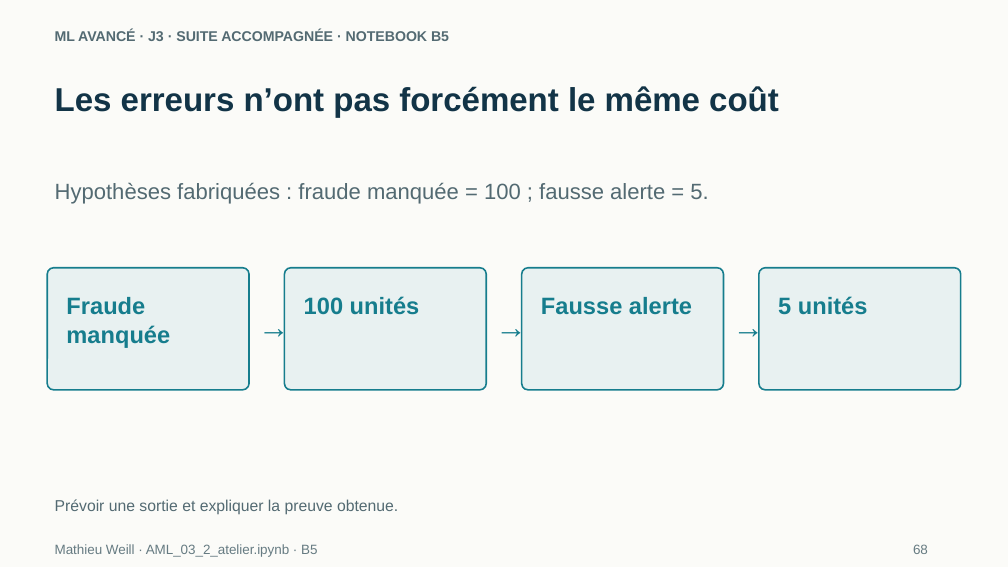
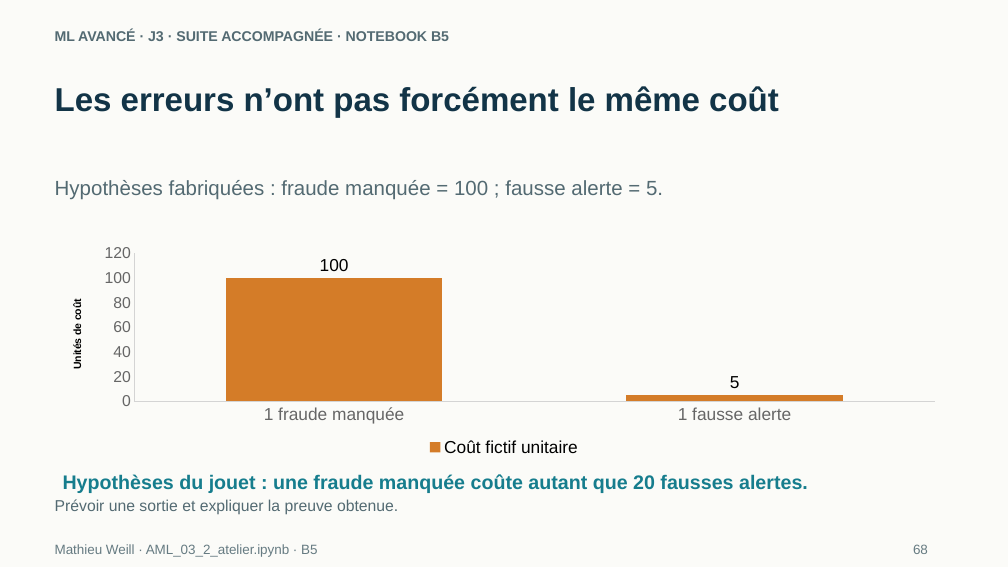
Before and after one commit to MathieuDWeill/ai-course-student, a slide deck: slide 18 of slides/ML_Avance_J3_2_Etudiant.pptx. Drawn at 1008x567 pixels with LibreOffice and Linux fonts; fonts in the diff are those of the drawing. Boxes give left, top, right and bottom in pixels: in the first picture for what was removed or moved away, otherwise in the second. Text is boxed around its words. In the diff, an @@ line names an element or a change of style, - is before the commit and + after.

```diff
--- a/slides/ML_Avance_J3_2_Etudiant.pptx
+++ b/slides/ML_Avance_J3_2_Etudiant.pptx
@@ text "Hypothèses fabriquées : fraude manquée ..." at box(55, 180, 663, 200): size 21 to 19.5 pt @@
@@ rounded rectangle removed at box(47, 268, 249, 389) @@
@@ column chart added at box(55, 240, 954, 461) @@
+categories: 1 fraude manquée, 1 fausse alerte
+Coût fictif unitaire: 100, 5
@@ rounded rectangle removed at box(284, 268, 486, 389) @@
@@ rounded rectangle removed at box(522, 268, 724, 389) @@
@@ rounded rectangle removed at box(759, 268, 961, 389) @@
@@ text removed at box(66, 297, 170, 348) @@
-Fraude manquée
@@ text removed at box(304, 296, 420, 315) @@
-100 unités
@@ text removed at box(541, 297, 692, 315) @@
-Fausse alerte
@@ text removed at box(778, 296, 868, 315) @@
-5 unités
@@ text removed at box(251, 303, 284, 350) @@
-→
@@ text removed at box(488, 303, 521, 350) @@
-→
@@ text removed at box(725, 303, 758, 350) @@
-→
@@ text added at box(63, 474, 808, 493), 18.8 pt, text #167D8D, bold @@
+Hypothèses du jouet : une fraude manquée coûte autant que 20 fausses alertes.
```
Also in this commit, not shown: 14 other slides changed, 2 slides added, 6 other files.
